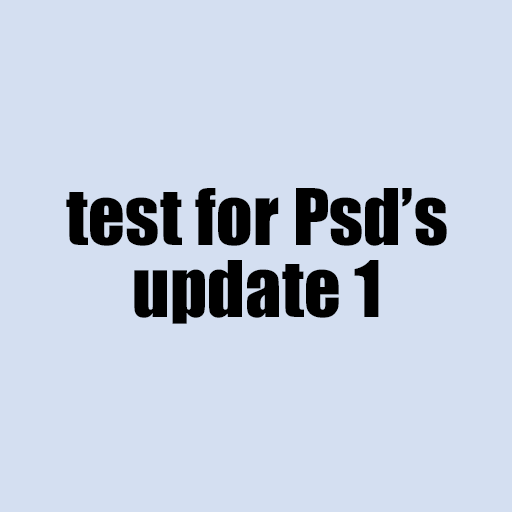
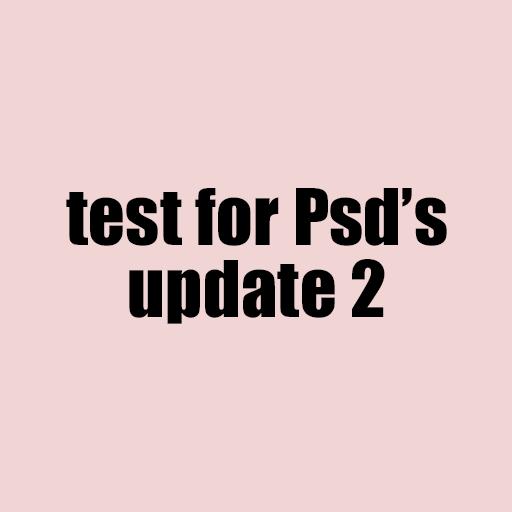
Revision of a layered w=512, h=512 image; what changed, layer by layer:
renamed "test for Psd’s update 1" to "test for Psd’s update 2", painted on it over bbox(66, 188, 447, 324)
painted on "Background" over bbox(0, 0, 512, 512)
